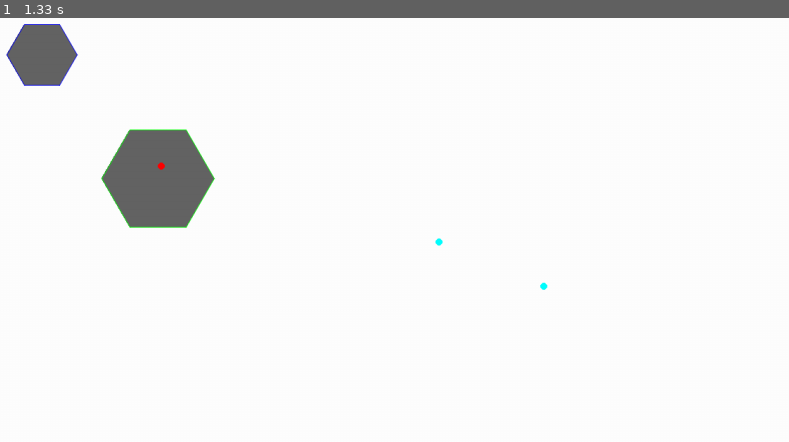
Above: before the commit, frame 1.
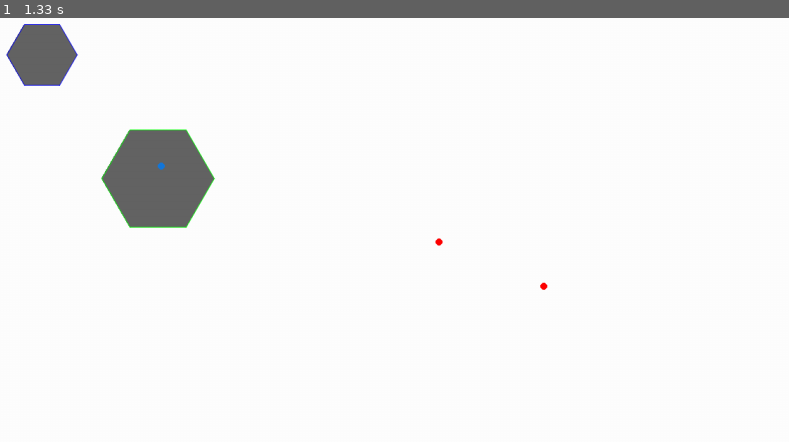
Above: after the commit, the same moment.

Repository: donnyhai/games
Game: pygame game, started from digital_hexagon.py
Same seed, same stepped clock (60 frames per second), same inputs: the game is played once before the commit and once after it.
Inputs (mouse positions are in pixels of both pictures, inside the frame that each line leads up to):
- Up to frame 1 (1.33 s): click (441, 242) at 0.38 s; click (157, 166) at 0.78 s; click (544, 285) at 1.2 s

The runs differ from the first frame. In frame 1, less than 0.1% of the frame differs, in the area x 19-70%, y 33-65%.

Commit message:
[S]
First window possibility with showing saved picture

Diff:
--- a/digital_hexagon.py
+++ b/digital_hexagon.py
@@ -40,6 +40,7 @@
 
 hexagon1 = getting_hexa(50, (50,50))
 hexagon2 = getting_hexa(80, (200,200))
+hexagons = [hexagon1, hexagon2]
 
 
 pygame.draw.polygon(showed_display, (100,100,100),hexagon1 )
@@ -54,11 +55,14 @@
             sys.exit()
         elif event.type == pygame.MOUSEBUTTONDOWN:
             if event.button == 1:
-                #print("You pressed the left mouse button")
-                if point_in_hexagon(hexagon1, event.pos) == True or point_in_hexagon(hexagon2, event.pos) == True:
+                point_in_hexagon_list = []
+                for x in hexagons:
+                    point_in_hexagon_list.append(point_in_hexagon(x, event.pos))
+                for i in range(len(hexagons)):
+                    if point_in_hexagon_list[i] == True:
+                        pygame.draw.circle(showed_display,((20*i)%256,(20*i+100)%256,(20*i+200)%256), event.pos, 5)
+                if True not in point_in_hexagon_list:
                     pygame.draw.circle(showed_display,(255,0,0), event.pos, 5)
-                else:
-                    pygame.draw.circle(showed_display,(0,255,255), event.pos, 5)
             elif event.button == 3:
                 print("You pressed the right mouse button")
         #elif event.type == pygame.MOUSEBUTTONUP:
--- a/hexagon_stone.py
+++ b/hexagon_stone.py
@@ -20,7 +20,7 @@
         points = []
         for x,y in scaled_coords:
             points.append([x+start_vector[0], y + start_vector[1]])
-            return points
+        return points
 
     def hexa_stone_draw(self):
         pygame.draw.lines(self.surface, (100,100,100), True, self.getting_hexa(self.size, self.position))
--- /dev/null
+++ b/window.py
@@ -0,0 +1,21 @@
+import pygame, sys
+
+pygame.init()
+
+showed_display = pygame.display.set_mode((1280, 720), 0, 32)
+pygame.display.set_caption('Spielfeld')
+showed_display.fill((100,25,255))
+
+
+test_image = pygame.image.load('ball.jpg')
+test_image_position = (test_image.get_width()-150, test_image.get_height()-400)
+
+
+while True:
+    for event in pygame.event.get():
+        if event.type == pygame.QUIT: pygame.quit(), sys.exit()
+
+        elif event.type == pygame.MOUSEBUTTONDOWN:
+            if event.button == 1:
+                showed_display.blit(test_image,test_image_position)
+        pygame.display.update()
